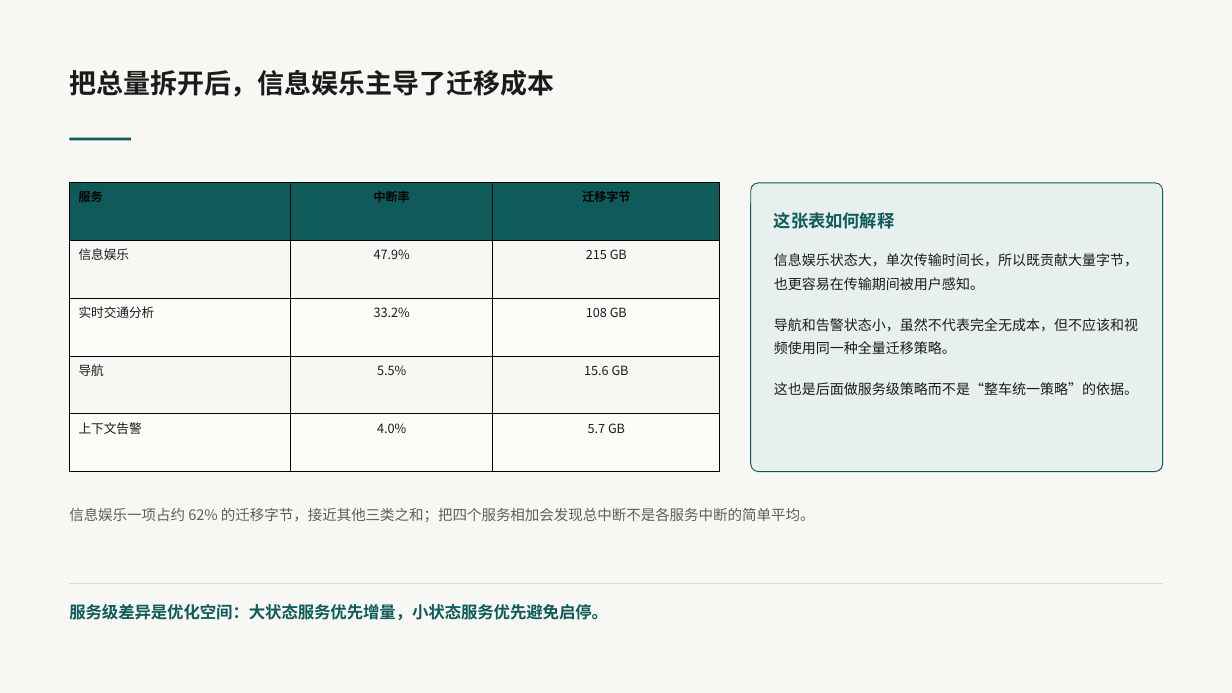
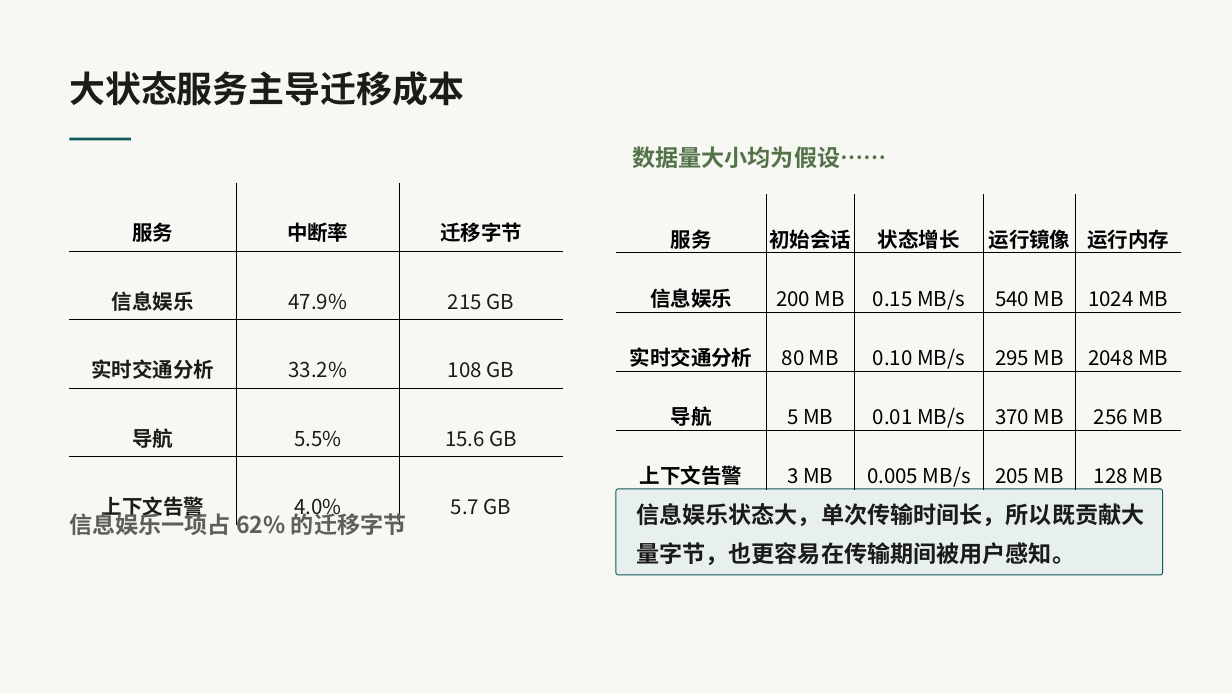
Before and after one commit to KaguraNia/MyEdgeSimPy, a slide deck: slide 15 of output/presentation/移动服务状态迁移.pptx. Drawn at 1232x693 pixels with LibreOffice and Linux fonts; fonts in the diff are those of the drawing. Boxes give left, top, right and bottom in pixels: in the first picture for what was removed or moved away, otherwise in the second. Text is boxed around its words. In the diff, an @@ line names an element or a change of style, - is before the commit and + after.

```diff
--- a/output/presentation/移动服务状态迁移.pptx
+++ b/output/presentation/移动服务状态迁移.pptx
@@ text at [69,71,464,106]: text changed; size 21 to 28 pt @@
-把总量拆开后，信息娱乐主导了迁移成本
+大状态服务主导迁移成本
@@ text added at [632,146,886,168], 18 pt, text gradient #2A3924 to #547248 to #94B488, bold @@
+数据量大小均为假设……
@@ table at [69,183,564,524] @@
@@ fill #0F5B5B to none in row 1 @@
@@ fill #FBFBF8 to none in 6 cells @@
@@ size 9.4 to 16 pt in "服务", "中断率", "迁移字节" @@
@@ size 9.9 to 16 pt in "信息娱乐", "47.9%", "215 GB", "实时交通分析" and 8 more places @@
@@ bold on in "信息娱乐", "实时交通分析", "导航", "上下文告警" @@
@@ alignment left to centre @@
@@ line spacing 1 to 2 @@
@@ borders changed @@
@@ table: place and size @@
-table at [69,183,721,471]
+table at [69,183,564,524]
@@ table added at [616,194,1181,493], 5 rows, 5 columns @@
+服务 | 初始会话 | 状态增长 | 运行镜像 | 运行内存
+信息娱乐 | 200 MB | 0.15 MB/s | 540 MB | 1024 MB
+实时交通分析 | 80 MB | 0.10 MB/s | 295 MB | 2048 MB
+导航 | 5 MB | 0.01 MB/s | 370 MB | 256 MB
+上下文告警 | 3 MB | 0.005 MB/s | 205 MB | 128 MB
@@ text removed at [774,212,895,229] @@
-这张表如何解释
@@ text at [774,318,1138,395]: paragraphs removed @@
-导航和告警状态小，虽然不代表完全无成本，但不应该和视频使用同一种全量迁移策略。
-这也是后面做服务级策略而不是“整车统一策略”的依据。
@@ text at [69,509,406,535]: text changed; size 11.2 to 18 pt; bold on @@
-信息娱乐一项占约 62% 的迁移字节，接近其他三类之和；把四个服务相加会发现总中断不是各服务中断的简单平均。
+信息娱乐一项占 62% 的迁移字节
@@ rounded rectangle: place and size @@
-rounded rectangle at [750,183,1163,471]
+rounded rectangle at [616,489,1164,575]
@@ text "信息娱乐状态大，单次传输时间长，所以既贡献大量字节，也更容易在传输期间被用户感知。": place and size @@
-text "信息娱乐状态大，单次传输时间长，所以既贡献大量字节，也更容易在传输期间被用户感知。" at [774,253,1138,395]
+text "信息娱乐状态大，单次传输时间长，所以既贡献大量字节，也更容易在传输期间被用户感知。" at [636,503,1144,565]
@@ text "信息娱乐状态大，单次传输时间长，所以既贡献大量字节，也更容易在传输期间被用户感知。" at [636,503,1144,565]: size 10.9 to 18 pt, bold on @@
@@ rectangle removed at [69,583,1163,584] @@
@@ text removed at [69,604,608,620] @@
-服务级差异是优化空间：大状态服务优先增量，小状态服务优先避免启停。
```
Also in this commit, not shown: 15 other slides changed, 2 slides added, 2 slides removed, 23 other files.
